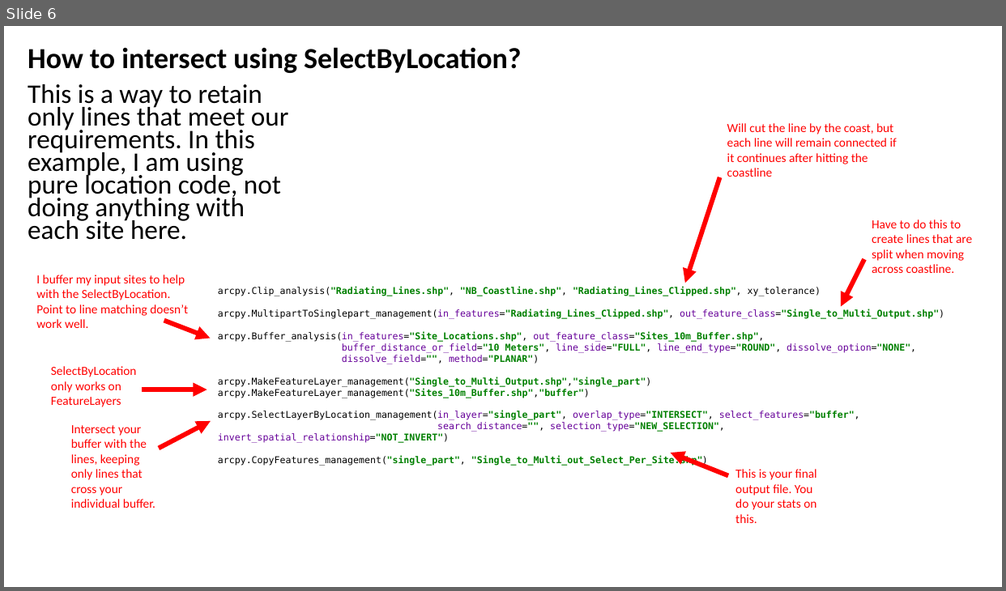
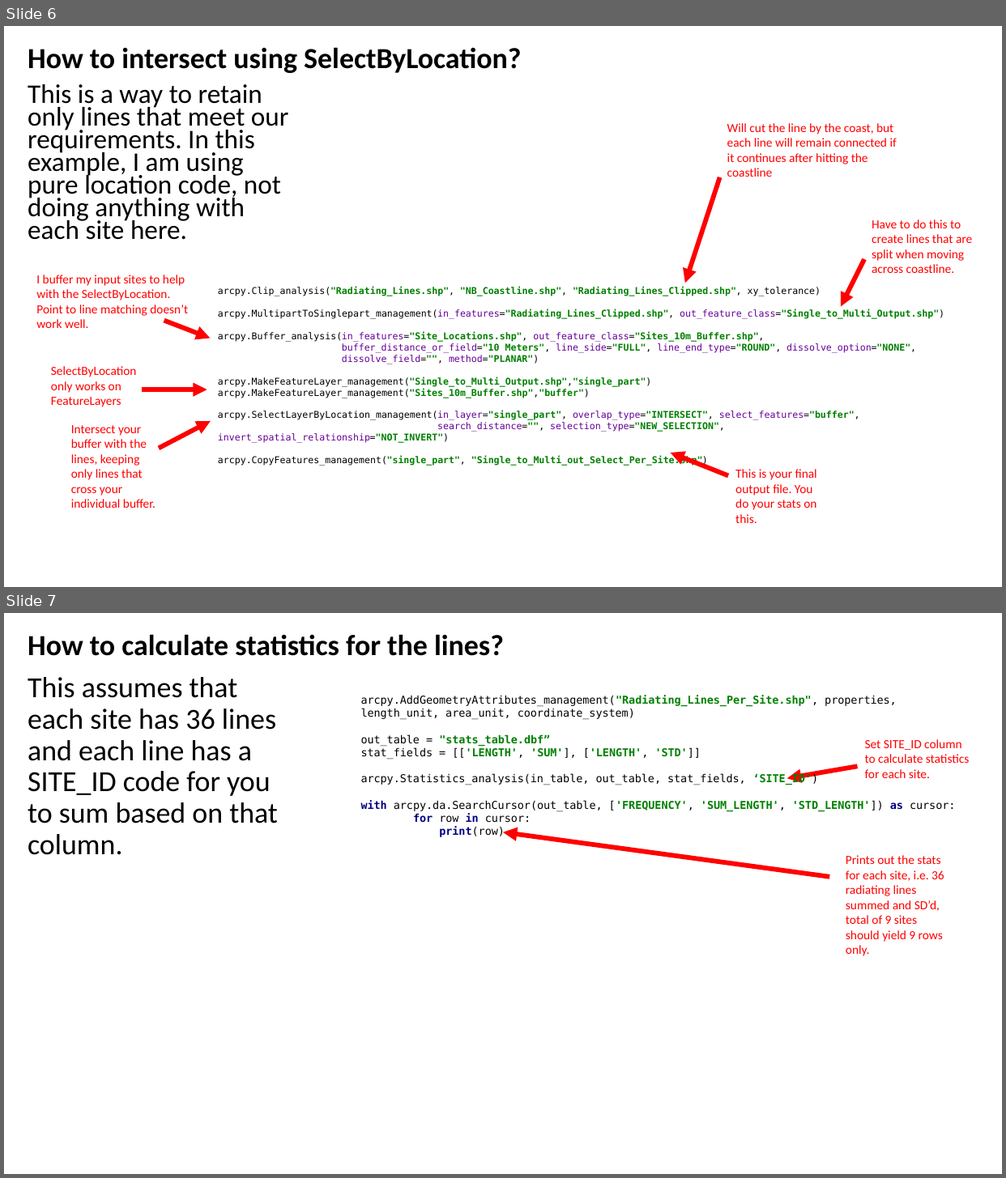
Before and after one commit to marecotec/Course_ArcGIS_Python, a slide deck: Assignments/Coding_Challenges/Challenge_9/Challenge_9_Outline_Guide.pptx. Shown one above the other, each under a label of ours: slide 6 before the commit, slides 6 and 7 after it. The pictures are 1006x591 and 1006x1178 pixels, drawn with LibreOffice and Linux fonts; fonts in the diff are those of the drawing. Boxes give left, top, right and bottom in pixels: in the first picture for what was removed or moved away, otherwise in the second. Text is boxed around its words. In the diff, an @@ line names an element or a change of style, - is before the commit and + after.

```diff
--- a/Assignments/Coding_Challenges/Challenge_9/Challenge_9_Outline_Guide.pptx
+++ b/Assignments/Coding_Challenges/Challenge_9/Challenge_9_Outline_Guide.pptx
@@ slide 7 added at (4,613,1002,1174), background #FFFFFF @@
@@ title added at (27,634,504,656), 28 pt, text #000000, bold @@
+How to calculate statistics for the lines?
@@ text added at (27,677,278,855), 28 pt, text #000000 @@
+This assumes that each site has 36 lines and each line has a SITE_ID code for you to sum based on that column.
@@ text added at (361,695,955,837), 10.5 pt, text #000000 @@
+arcpy.AddGeometryAttributes_management("Radiating_Lines_Per_Site.shp", properties, length_unit, area_unit, coordinate_system)
+out_table = "stats_table.dbf”
+stat_fields = [['LENGTH', 'SUM'], ['LENGTH', 'STD']]
+arcpy.Statistics_analysis(in_table, out_table, stat_fields, ‘SITE_ID')
+with arcpy.da.SearchCursor(out_table, ['FREQUENCY', 'SUM_LENGTH', 'STD_LENGTH']) as cursor:
+for row in cursor:
+print(row)
@@ text added at (865,739,970,778), 12 pt, text #FF0000 @@
+Set SITE_ID column to calculate statistics for each site.
@@ arrow added from (858, 766) to (787, 778), #FF0000 4.5 pt @@
@@ arrow added from (829, 877) to (503, 833), #FF0000 4.5 pt @@
@@ text added at (846,855,944,956), 12 pt, text #FF0000 @@
+Prints out the stats for each site, i.e. 36 radiating lines summed and SD’d, total of 9 sites should yield 9 rows only.
```
